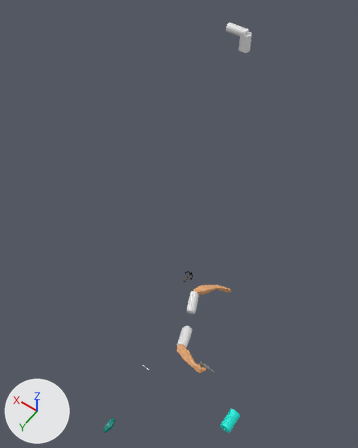
A saved change to the Blender file Art/LoganB/Gun.blend.
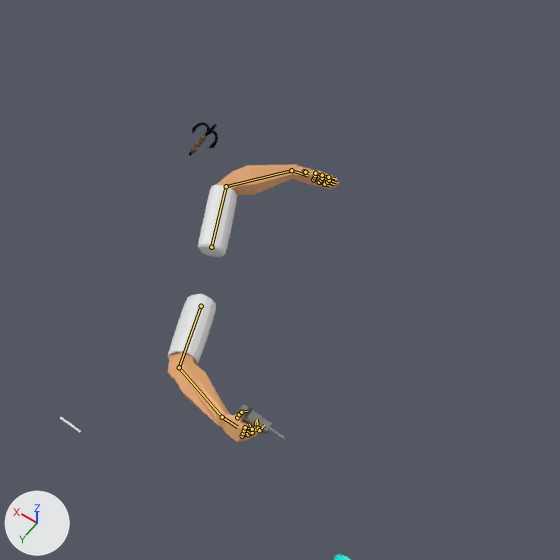
Each version appears first whole from a 50 mm camera at (-22.9, 19.0, 67.6) aimed at (9.4, -26.1, -3.3), and next in a close-up on the part from 34% to 84% of the width and 52% to 92% of the height. Every picture has the same lights, and +X, +Y and +Z are marked at lower left. Both versions are drawn at the pose saved in each file; the numbers are the values there. The bones that bend it are drawn over the model as lines in the close-ups.
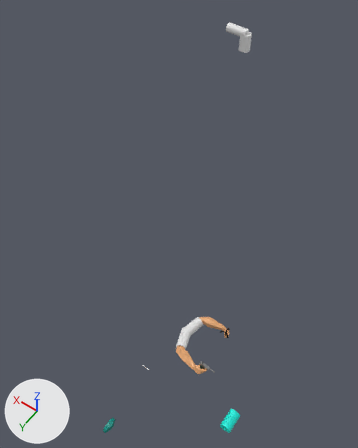
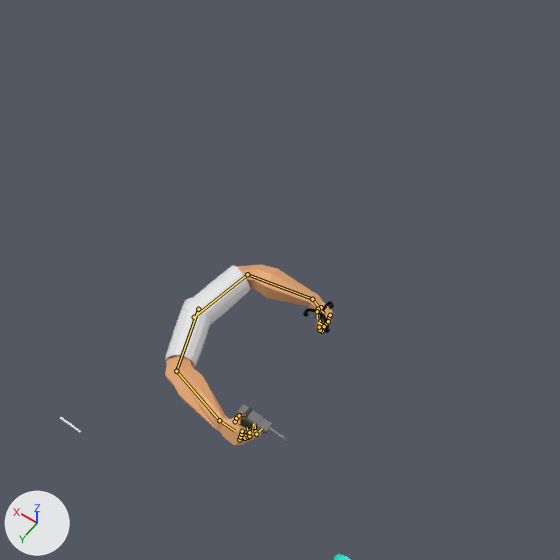
What the commit changed:
Object 'Human FPS' (bone_rig_object) moves from (0.0, -6.84, 0.0) to (0.0, -6.64, 0.0).
Bone 'Bicep.L' (bone_bicep_l) moves from (2.11, -1.47, -0.53) to (1.11, -1.9, -0.45).
Bone 'Bicep.L' (bone_bicep_l) turns from (-10, 28, -92) to (-10, 23, -130) degrees about its own x, y and z.
Bone 'Pinky1.R' (bone_pinky1_r) turns from (0, 0, 0) to (-22, 0, -70) degrees about its own x, y and z.
Bone 'Pinky2.R' (bone_pinky2_r) turns from (0, 0, 0) to (4, -3, 14) degrees about its own x, y and z.
Bone 'Pinky3.R' (bone_pinky3_r) turns from (0, 0, 0) to (-24, -10, -112) degrees about its own x, y and z.
Bone 'Ring1.R' (bone_ring1_r) turns from (0, 0, 0) to (-14, 2, -58) degrees about its own x, y and z.
Bone 'Ring2.R' (bone_ring2_r) turns from (0, 0, 0) to (-7, 3, -30) degrees about its own x, y and z.
Bone 'Ring3.R' (bone_ring3_r) turns from (0, 0, 0) to (-18, -3, -112) degrees about its own x, y and z.
Bone 'Middle1.R' (bone_middle1_r) turns from (0, 0, 0) to (-8, 2, -62) degrees about its own x, y and z.
Bone 'Middle2.R' (bone_middle2_r) turns from (0, 0, 0) to (-4, 2, -40) degrees about its own x, y and z.
Bone 'Middle3.R' (bone_middle3_r) turns from (0, 0, 0) to (-13, -2, -122) degrees about its own x, y and z.
Bone 'Index1.R' (bone_index1_r) turns from (0, 0, 0) to (-2, 3, -55) degrees about its own x, y and z.
Bone 'Index2.R' (bone_index2_r) turns from (0, 0, 0) to (0, 1, -18) degrees about its own x, y and z.
Bone 'Index3.R' (bone_index3_r) turns from (0, 0, 0) to (1, 5, -98) degrees about its own x, y and z.
Bone 'Thumb1.L' (bone_thumb1_l) turns from (0, 0, 0) to (29, -11, -50) degrees about its own x, y and z.
Bone 'Thumb2.L' (bone_thumb2_l) turns from (0, 0, 0) to (5, 2, 5) degrees about its own x, y and z.
Bone 'Thumb3.L' (bone_thumb3_l) turns from (0, 0, 0) to (-18, -7, 3) degrees about its own x, y and z.
Bone 'IK.ElbowPole.L' (bone_ik_elbowpole_l) moves from (-2.91, -0.03, -2.86) to (-3.7, -0.02, -1.5).
Bone 'IK.ElbowPole.L' (bone_ik_elbowpole_l) turns from (-41, 89, -41) to (2, 127, 1) degrees about its own x, y and z.
Bone 'ArmIK.L' (bone_armik_l) moves from (3.82, -3.81, -0.07) to (2.28, -5.2, -0.08).
Bone 'ArmIK.L' (bone_armik_l) turns from (-5, 3, -162) to (-5, 2, 160) degrees about its own x, y and z.

What differs and where, as boxes (x1, y1, x2, y2) in the close-ups (560 x 560 px):
'Cube.006', posed (35% shorter)
    before: (168, 165, 339, 442)
    after: (165, 265, 333, 445)
'Cube.005', posed (23% wider, 42% shorter)
    before: (168, 185, 237, 364)
    after: (165, 265, 250, 368)
'Cube.003', posed (7% wider)
    before: (189, 122, 218, 156)
    after: (303, 301, 334, 333)
'Circle.002', posed
    before: (191, 135, 207, 155)
    after: (319, 316, 324, 324)
'Circle.004', posed (not visible afterwards)
    before: (199, 137, 204, 143)
'Circle.003', posed (not visible afterwards)
    before: (195, 142, 201, 149)
bone 'Bicep.L', root to tip
    before: (211, 247) to (226, 186)
    after: (194, 317) to (247, 274)
bone 'Pinky1.R', root to tip
    before: (313, 179) to (319, 182)
    after: (327, 320) to (324, 325)
bone 'Pinky2.R', root to tip
    before: (319, 182) to (324, 184)
    after: (324, 325) to (322, 331)
bone 'Pinky3.R', root to tip
    before: (324, 184) to (329, 186)
    after: (322, 331) to (317, 327)
bone 'Ring1.R', root to tip
    before: (314, 177) to (321, 180)
    after: (328, 319) to (326, 325)
bone 'Ring2.R', root to tip
    before: (321, 180) to (327, 182)
    after: (326, 325) to (320, 330)
bone 'Ring3.R', root to tip
    before: (327, 182) to (334, 184)
    after: (320, 330) to (318, 323)
bone 'Middle1.R', root to tip
    before: (315, 175) to (322, 178)
    after: (329, 317) to (326, 324)
bone 'Middle2.R', root to tip
    before: (322, 178) to (329, 180)
    after: (326, 324) to (319, 327)
bone 'Middle3.R', root to tip
    before: (329, 180) to (336, 182)
    after: (319, 327) to (320, 320)
bone 'Index1.R', root to tip
    before: (315, 173) to (322, 175)
    after: (330, 315) to (328, 321)
bone 'Index2.R', root to tip
    before: (322, 175) to (328, 177)
    after: (328, 321) to (324, 326)
bone 'Index3.R', root to tip
    before: (328, 177) to (335, 178)
    after: (324, 326) to (318, 322)
bone 'Thumb1.L', root to tip
    before: (305, 172) to (304, 171)
    after: (321, 307) to (318, 309)
bone 'Thumb2.L', root to tip
    before: (304, 171) to (305, 172)
    after: (318, 309) to (317, 311)
bone 'Thumb3.L', root to tip
    before: (305, 172) to (308, 173)
    after: (317, 311) to (317, 317)
